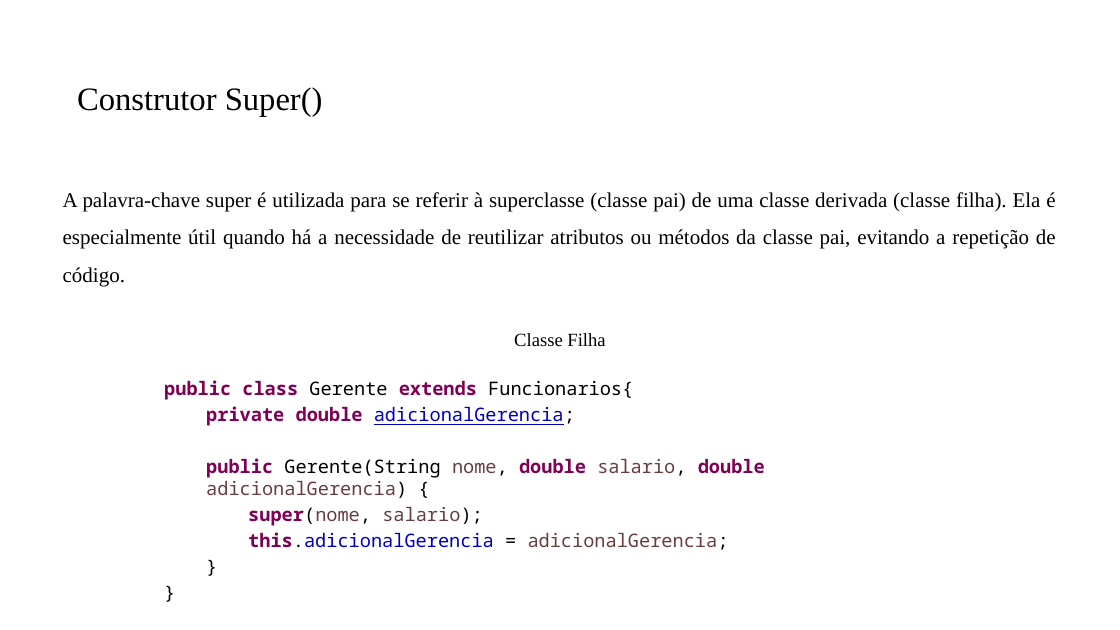
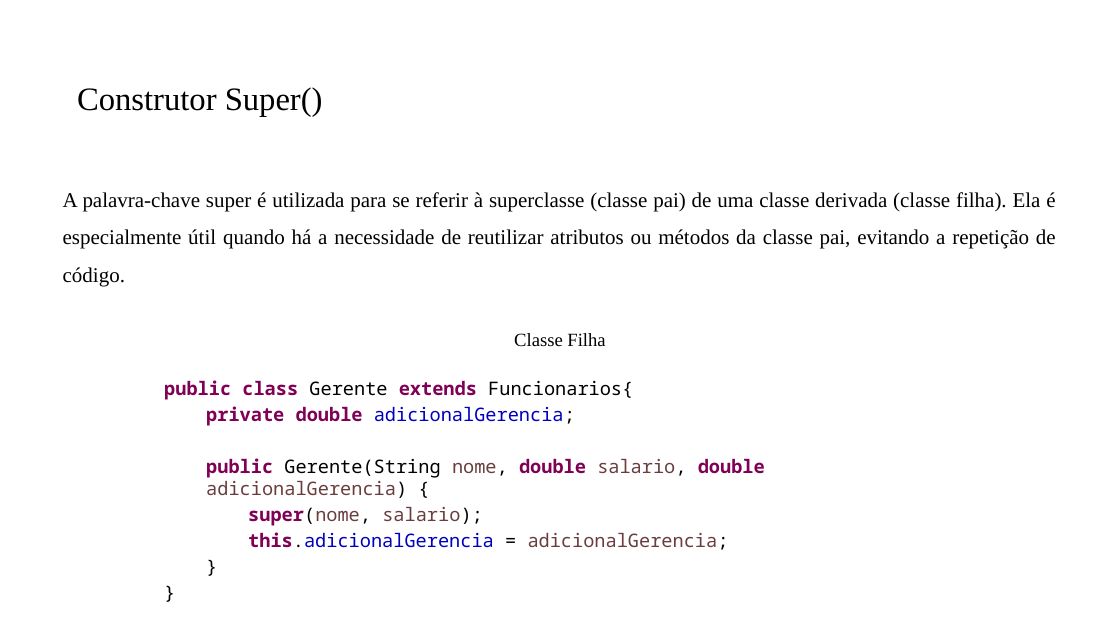
Before and after one commit to PedroMiho/UMC, a slide deck: slide 5 of Projetos de Software/Aula 11 - Herança e Porfimorfismo/Herança e Porlimosfismo.pptx. Drawn at 1120x630 pixels with LibreOffice and Linux fonts; fonts in the diff are those of the drawing; background and template pictures are left out. Boxes give left, top, right and bottom in pixels: in the first picture for what was removed or moved away, otherwise in the second. Text is boxed around its words. In the diff, an @@ line names an element or a change of style, - is before the commit and + after.

```diff
--- a/Projetos de Software/Aula 11 - Herança e Porfimorfismo/Herança e Porlimosfismo.pptx
+++ b/Projetos de Software/Aula 11 - Herança e Porfimorfismo/Herança e Porlimosfismo.pptx
@@ text at bbox=[206, 406, 575, 426]: underline off in "adicionalGerencia;" @@
```
